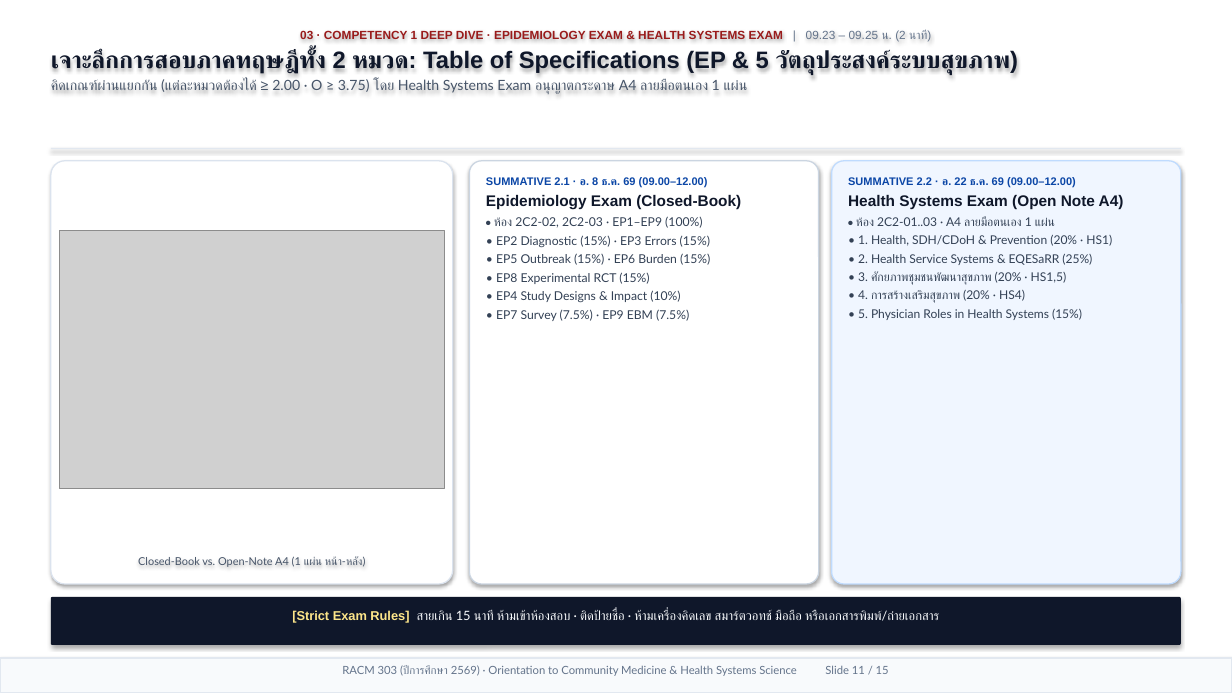
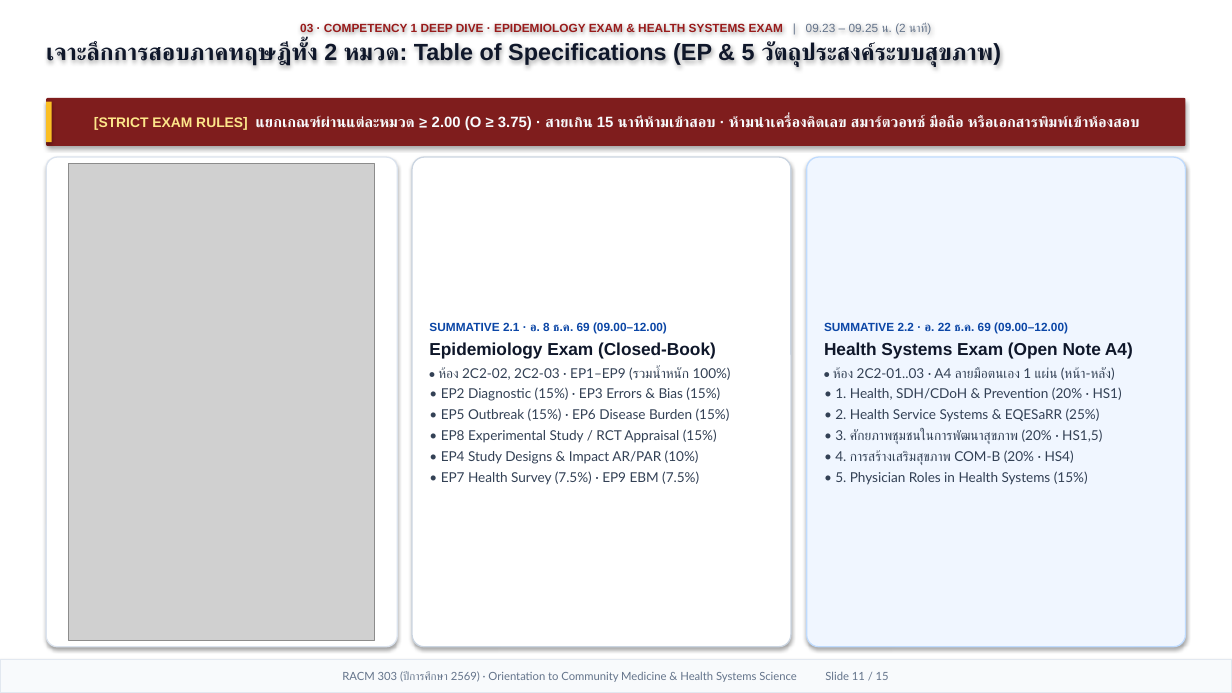
Before and after one commit to smartwoo/racm303-2569-faculty-member, a slide deck: slide 11 of exports/pptx/RACM303_2569_Orientation_Slides.pptx. Drawn at 1232x693 pixels with LibreOffice and Linux fonts; fonts in the diff are those of the drawing; grey boxes stand for pictures. Boxes give left, top, right and bottom in pixels: in the first picture for what was removed or moved away, otherwise in the second. Text is boxed around its words. In the diff, an @@ line names an element or a change of style, - is before the commit and + after.

Commit message:
feat(orientation): upgrade all 15 slides with top key-message banners, full-space Nano Banana visuals, optimized typography & Apple Keynote motion

```diff
--- a/exports/pptx/RACM303_2569_Orientation_Slides.pptx
+++ b/exports/pptx/RACM303_2569_Orientation_Slides.pptx
@@ text "03 · COMPETENCY 1 DEEP ...": place and size @@
-text "03 · COMPETENCY 1 DEEP ..." at [51,30,1018,94]
+text "03 · COMPETENCY 1 DEEP ..." at [46,22,1001,67]
@@ text "03 · COMPETENCY 1 DEEP ..." at [46,22,1001,67]: size 18.5 to 18.2 pt in "เจาะลึกการสอบภาคทฤษฎีทั้ง 2 หมวด: Table of Specifications (E ..."; less space between paragraphs @@
@@ text at [51,79,748,94]: paragraph removed @@
-คิดเกณฑ์ผ่านแยกกัน (แต่ละหมวดต้องได้ ≥ 2.00 · O ≥ 3.75) โดย Health Systems Exam อนุญาตกระดาษ A4 ลายมือตนเอง 1 แผ่น
@@ rounded rectangle "[STRICT EXAM RULES] แยกเกณฑ์ผ่านแต่ละหมวด ≥ ...": place and size @@
-rounded rectangle "[STRICT EXAM RULES] แยกเกณฑ์ผ่านแต่ละหมวด ≥ ..." at [51,597,1181,645]
+rounded rectangle "[STRICT EXAM RULES] แยกเกณฑ์ผ่านแต่ละหมวด ≥ ..." at [46,98,1186,146]
@@ rounded rectangle "[STRICT EXAM RULES] แยกเกณฑ์ผ่านแต่ละหมวด ≥ ..." at [46,98,1186,146]: vertical alignment top to middle; fill #0F172A to #7F1D1D; proportions changed @@
@@ rectangle added at [46,102,52,142], fill #FBBF24 @@
@@ text in rounded rectangle at [94,116,1140,130]: text changed; size 10 to 11.6 pt; font Lato to Arial; bold on @@
-[Strict Exam Rules] สายเกิน 15 นาที ห้ามเข้าห้องสอบ · ติดป้ายชื่อ · ห้ามเครื่องคิดเลข สมาร์ตวอทช์ มือถือ หรือเอกสารพิมพ์/ถ่ายเอกสาร
+[STRICT EXAM RULES] แยกเกณฑ์ผ่านแต่ละหมวด ≥ 2.00 (O ≥ 3.75) · สายเกิน 15 นาทีห้ามเข้าสอบ · ห้ามนำเครื่องคิดเลข สมาร์ตวอทช์ มือถือ หรือเอกสารพิมพ์เข้าห้องสอบ
@@ rectangle removed at [51,148,1181,149] @@
@@ rounded rectangle: place and size @@
-rounded rectangle at [51,161,453,584]
+rounded rectangle at [46,157,397,647]
@@ rounded rectangle at [46,157,397,647]: proportions changed @@
@@ picture added at [69,164,375,640] @@
@@ rounded rectangle "SUMMATIVE 2.1 · อ. 8 ..." at [412,157,791,647]: vertical alignment top to middle; proportions changed @@
@@ rounded rectangle "SUMMATIVE 2.1 · อ. 8 ...": place and size @@
-rounded rectangle "SUMMATIVE 2.1 · อ. 8 ..." at [470,161,819,584]
+rounded rectangle "SUMMATIVE 2.1 · อ. 8 ..." at [412,157,791,647]
@@ rounded rectangle "SUMMATIVE 2.2 · อ. 22 ...": place and size @@
-rounded rectangle "SUMMATIVE 2.2 · อ. 22 ..." at [832,161,1181,584]
+rounded rectangle "SUMMATIVE 2.2 · อ. 22 ..." at [807,157,1186,647]
@@ rounded rectangle "SUMMATIVE 2.2 · อ. 22 ..." at [807,157,1186,647]: vertical alignment top to middle; proportions changed @@
@@ picture removed at [59,230,445,489] @@
@@ text in rounded rectangle at [429,322,716,359]: size 8.6 to 9.2 pt in "SUMMATIVE 2.1 · อ. 8 ธ.ค. 69 ..."; size 12 to 13.5 pt in "Epidemiology Exam (Closed-Book)" @@
@@ text in rounded rectangle at [824,322,1133,485]: size 8.6 to 9.2 pt in "SUMMATIVE 2.2 · อ. 22 ธ.ค. 69 ..."; size 12 to 13.5 pt in "Health Systems Exam (Open Note A4)"; size 9.4 to 10.6 pt in "• 1. Health, SDH/CDoH & Prevention (20% ...", "• 2. Health Service Systems & EQESaRR ...", "• 5. Physician Roles in Health Systems ..." @@
@@ text in rounded rectangle at [438,367,731,485]: text changed; size 9.5 to 10.6 pt @@
-• ห้อง 2C2-02, 2C2-03 · EP1–EP9 (100%)
-• EP2 Diagnostic (15%) · EP3 Errors (15%)
-• EP5 Outbreak (15%) · EP6 Burden (15%)
-• EP8 Experimental RCT (15%)
-• EP4 Study Designs & Impact (10%)
-• EP7 Survey (7.5%) · EP9 EBM (7.5%)
+• ห้อง 2C2-02, 2C2-03 · EP1–EP9 (รวมน้ำหนัก 100%)
+• EP2 Diagnostic (15%) · EP3 Errors & Bias (15%)
+• EP5 Outbreak (15%) · EP6 Disease Burden (15%)
+• EP8 Experimental Study / RCT Appraisal (15%)
+• EP4 Study Designs & Impact AR/PAR (10%)
+• EP7 Health Survey (7.5%) · EP9 EBM (7.5%)
@@ text in rounded rectangle at [833,367,1115,380]: text changed; size 9.4 to 10.6 pt @@
-• ห้อง 2C2-01..03 · A4 ลายมือตนเอง 1 แผ่น
+• ห้อง 2C2-01..03 · A4 ลายมือตนเอง 1 แผ่น (หน้า-หลัง)
@@ text in rounded rectangle at [835,429,1102,465]: text changed; size 9.4 to 10.6 pt @@
-• 3. ศักยภาพชุมชนพัฒนาสุขภาพ (20% · HS1,5)
-• 4. การสร้างเสริมสุขภาพ (20% · HS4)
+• 3. ศักยภาพชุมชนในการพัฒนาสุขภาพ (20% · HS1,5)
+• 4. การสร้างเสริมสุขภาพ COM-B (20% · HS4)
@@ text removed at [138,556,366,567] @@
-Closed-Book vs. Open-Note A4 (1 แผ่น หน้า-หลัง)
@@ rectangle "RACM 303 (ปีการศึกษา 2569) · ..." at [0,660,1232,693]: vertical alignment top to middle @@
```
Also in this commit, not shown: 14 other slides changed, 20 other files.
